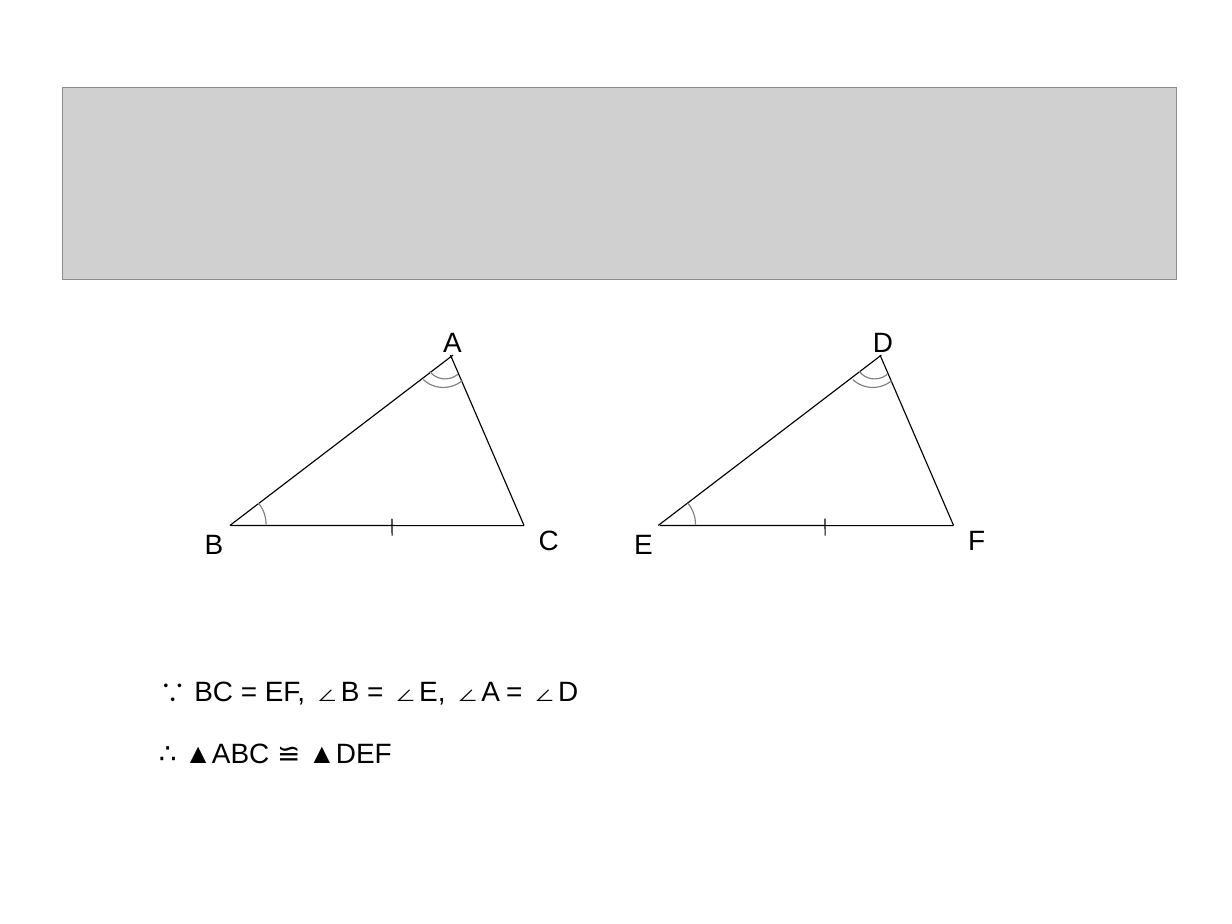
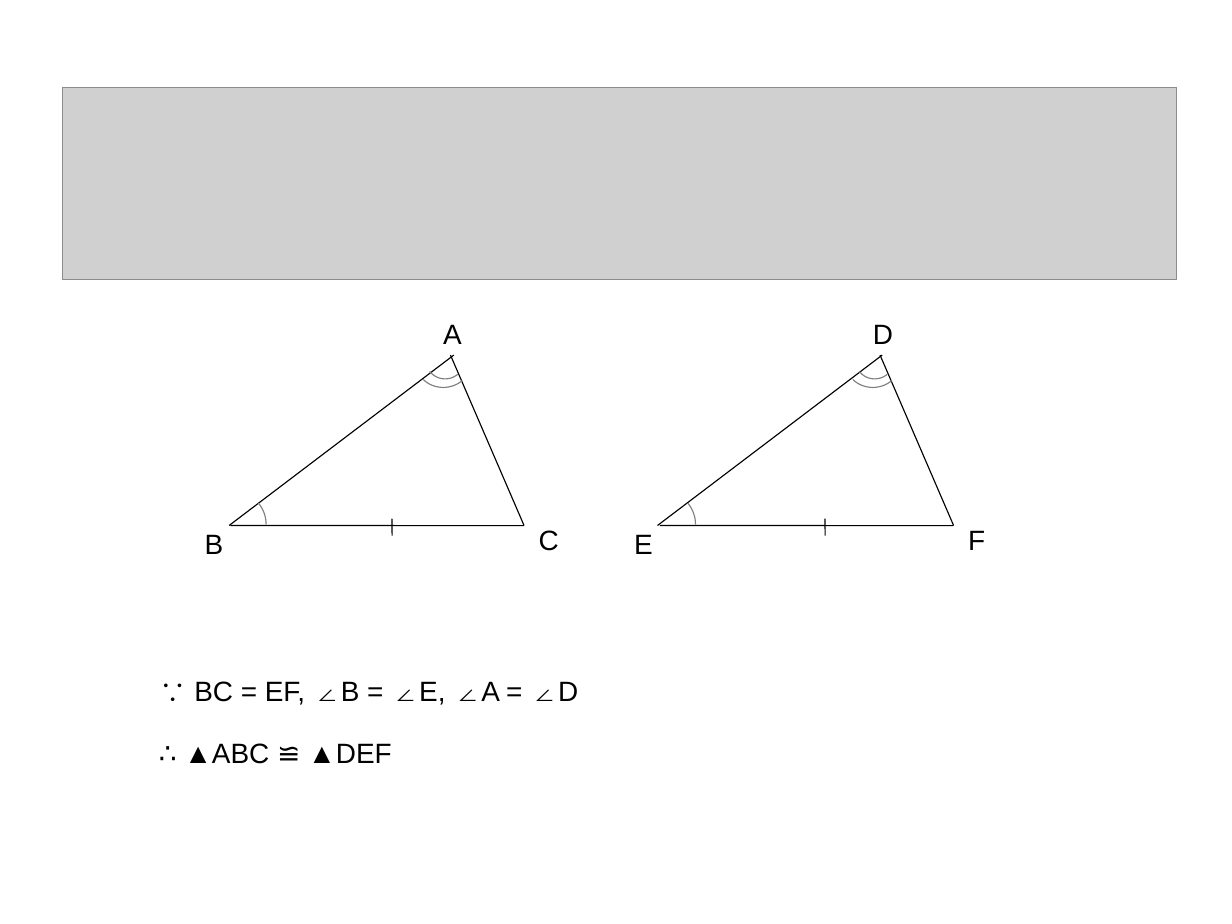
Before and after one commit to ericzhang/english-math, a slide deck: slide 14 of math/grade-7-下/7下数学北师大版-unit-4-三角形.ppt (slide 10 before the commit). Drawn at 1232x924 pixels with LibreOffice and Linux fonts; fonts in the diff are those of the drawing; grey boxes stand for pictures. Boxes give left, top, right and bottom in pixels: in the first picture for what was removed or moved away, otherwise in the second. Text is boxed around its words. In the diff, an @@ line names an element or a change of style, - is before the commit and + after.

```diff
--- a/math/grade-7-下/7下数学北师大版-unit-4-三角形.ppt
+++ b/math/grade-7-下/7下数学北师大版-unit-4-三角形.ppt
@@ text "A" rewrapped from (443,332,462,358) to (443,324,462,344) @@
@@ text "D" rewrapped from (873,332,893,358) to (873,324,893,344) @@
```
Also in this commit, not shown: 3 other slides changed, 4 slides added, 1 other file.
